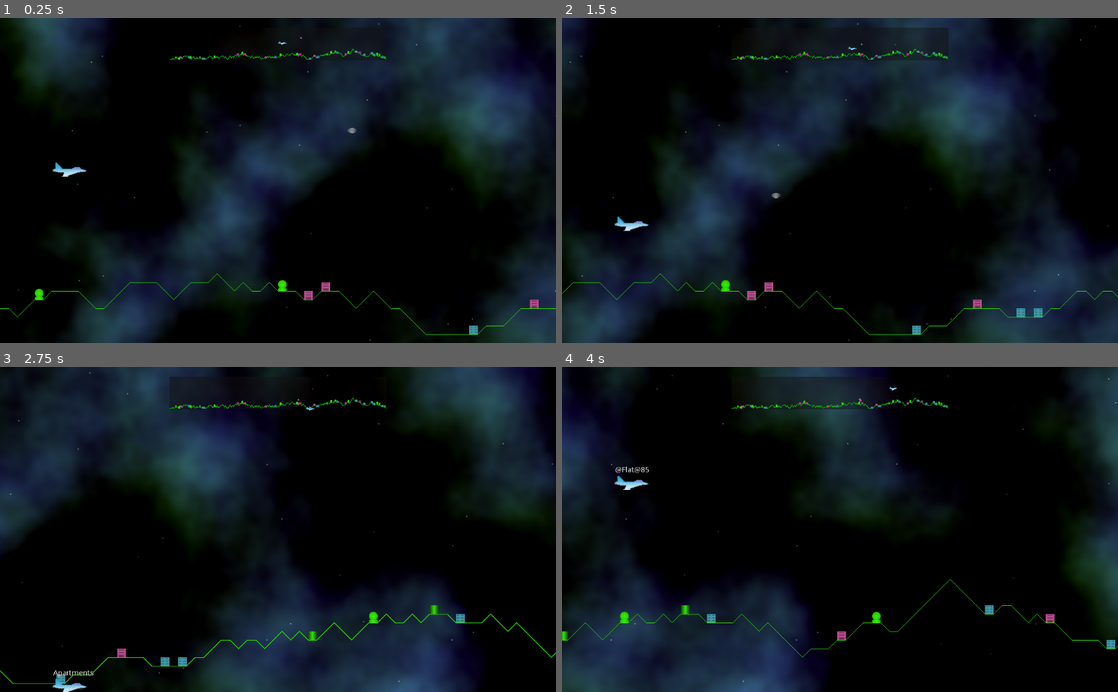
Above: before the commit, frames 1-4 (two rows, left to right).
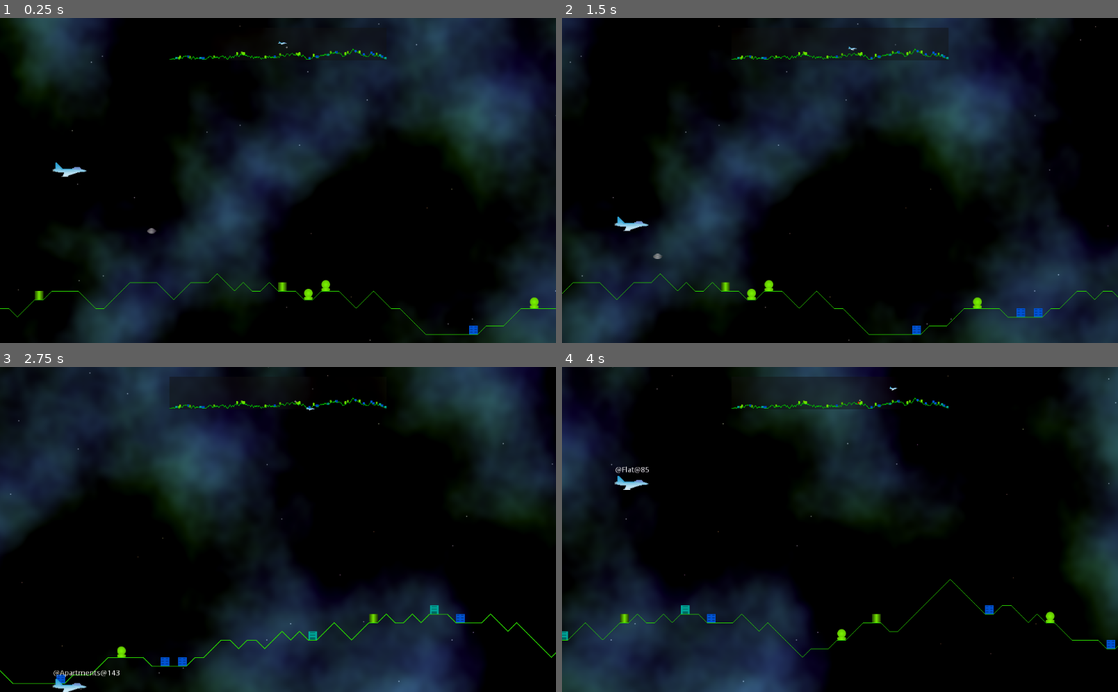
Above: after the commit, the same moments.

Repository: andrew-wilkes/godotia
Game: Godot game, scene res://scenes/Main.tscn
Two runs of this game, one before a commit and one after it. Both use one fixed random seed, a clock stepped at 60 frames per second and the inputs below.
Inputs:
- Up to frame 1 (0.25 s): no input
- Up to frame 2 (1.5 s): hold Right (ui_right) 0.53-1.28 s; hold Down (ui_down) from 1.28 s (still down)
- Up to frame 3 (2.75 s): release Down (ui_down) at 2.03 s; hold Right (ui_right) from 2.03 s (still down)
- Up to frame 4 (4 s): release Right (ui_right) at 2.78 s; hold Up (ui_up) 2.78-3.53 s; hold Left (ui_left) from 3.53 s (still down)

The runs differ from the first frame. In frame 1, 0.5% of the frame differs, in the area x 6-97%, y 5-98%; in frame 2, 0.5%; in frame 3, 0.7%, in the area x 9-84%, y 9-98%; in frame 4, 0.6%.

Commit message:
Change Structure to have Kinematic body at root

Diff:
--- a/autoload/Structures.gd
+++ b/autoload/Structures.gd
@@ -6,7 +6,7 @@
 var coors = []
 
 func generate():
-	return get_child(randi() % get_child_count()).duplicate() as Structure
+	return get_child(randi() % get_child_count()).duplicate()
 
 
 func _ready():
--- a/autoload/Structures.tscn
+++ b/autoload/Structures.tscn
@@ -1,86 +1,72 @@
-[gd_scene load_steps=10 format=2]
+[gd_scene load_steps=9 format=2]
 
 [ext_resource path="res://autoload/Structures.gd" type="Script" id=1]
 [ext_resource path="res://extentions/energy_source.gd" type="Script" id=2]
-[ext_resource path="res://textures/structures/aparto.png" type="Texture" id=3]
+[ext_resource path="res://scenes/Structure.tscn" type="PackedScene" id=3]
 [ext_resource path="res://textures/structures/cylinder.png" type="Texture" id=4]
 [ext_resource path="res://textures/structures/office.png" type="Texture" id=5]
 [ext_resource path="res://textures/structures/gas-tank.png" type="Texture" id=6]
 [ext_resource path="res://extentions/building.gd" type="Script" id=7]
 
 [sub_resource type="RectangleShape2D" id=1]
-extents = Vector2( 8, 8 )
-
-[sub_resource type="RectangleShape2D" id=2]
 extents = Vector2( 8, 10 )
 
 [node name="Structures" type="Node2D"]
 script = ExtResource( 1 )
 
-[node name="Apartments" type="Sprite" parent="."]
-modulate = Color( 0.301961, 0.713726, 0.792157, 1 )
-position = Vector2( 7.92224, 9.8446 )
-texture = ExtResource( 3 )
+[node name="Apartments" parent="." instance=ExtResource( 3 )]
+modulate = Color( 0, 0.392157, 1, 1 )
+position = Vector2( 12.5609, 17.5191 )
+script = ExtResource( 7 )
+
+[node name="CollisionShape2D" parent="Apartments" index="0"]
+position = Vector2( 8, 8 )
+
+[node name="Sprite" parent="Apartments" index="1"]
 centered = false
+
+[node name="Office" parent="." instance=ExtResource( 3 )]
+modulate = Color( 0, 0.772549, 0.717647, 1 )
+position = Vector2( 34.4928, 17.6448 )
 script = ExtResource( 7 )
-population = 450.0
 
-[node name="Apartments" type="KinematicBody2D" parent="Apartments"]
+[node name="CollisionShape2D" parent="Office" index="0"]
 position = Vector2( 8, 8 )
-collision_layer = 2
-collision_mask = 0
 
-[node name="CollisionShape2D" type="CollisionShape2D" parent="Apartments/Apartments"]
-visible = false
+[node name="Sprite" parent="Office" index="1"]
+position = Vector2( -7.81354, -8.1798 )
+texture = ExtResource( 5 )
+centered = false
+offset = Vector2( 8, 8 )
+
+[node name="Cylinder" parent="." instance=ExtResource( 3 )]
+position = Vector2( 57.2952, 17.5191 )
+script = ExtResource( 2 )
+
+[node name="CollisionShape2D" parent="Cylinder" index="0"]
+position = Vector2( 8.12209, 8 )
+
+[node name="Sprite" parent="Cylinder" index="1"]
+texture = ExtResource( 4 )
+centered = false
+
+[node name="Gas" parent="." instance=ExtResource( 3 )]
+position = Vector2( 79.8827, 17.5191 )
+script = ExtResource( 2 )
+
+[node name="CollisionShape2D" parent="Gas" index="0"]
+position = Vector2( 8, 6 )
 shape = SubResource( 1 )
 
-[node name="Cylinder" type="Sprite" parent="."]
-position = Vector2( 36.5305, 9.8446 )
-texture = ExtResource( 4 )
-centered = false
-script = ExtResource( 2 )
-max_energy = 150.0
-
-[node name="Cylinder" type="KinematicBody2D" parent="Cylinder"]
-position = Vector2( 8, 8 )
-collision_layer = 2
-collision_mask = 0
-
-[node name="CollisionShape2D" type="CollisionShape2D" parent="Cylinder/Cylinder"]
-visible = false
-shape = SubResource( 1 )
-
-[node name="Gas" type="Sprite" parent="."]
-position = Vector2( 65.3585, 9.8446 )
+[node name="Sprite" parent="Gas" index="1"]
 texture = ExtResource( 6 )
 centered = false
 offset = Vector2( 0, -4 )
-script = ExtResource( 2 )
-max_energy = 210.0
 
-[node name="Gas" type="KinematicBody2D" parent="Gas"]
-position = Vector2( 8, 8 )
-collision_layer = 2
-collision_mask = 0
+[editable path="Apartments"]
 
-[node name="CollisionShape2D" type="CollisionShape2D" parent="Gas/Gas"]
-visible = false
-position = Vector2( 0, -2 )
-shape = SubResource( 2 )
+[editable path="Office"]
 
-[node name="Office" type="Sprite" parent="."]
-modulate = Color( 0.854902, 0.352941, 0.670588, 1 )
-position = Vector2( 97.268, 9.8446 )
-texture = ExtResource( 5 )
-centered = false
-script = ExtResource( 7 )
-population = 270.0
+[editable path="Cylinder"]
 
-[node name="Office" type="KinematicBody2D" parent="Office"]
-position = Vector2( 8, 8 )
-collision_layer = 2
-collision_mask = 0
-
-[node name="CollisionShape2D" type="CollisionShape2D" parent="Office/Office"]
-visible = false
-shape = SubResource( 1 )
+[editable path="Gas"]
--- a/extentions/energy_source.gd
+++ b/extentions/energy_source.gd
@@ -10,7 +10,6 @@
 var charging = true
 
 func _ready():
-	body = get_child(0)
 	set_energy(max_energy)
 
 
@@ -21,8 +20,8 @@
 
 func set_energy(value):
 	energy = clamp(value, 0, max_energy)
-	# Change the h value from 0.3 (Green) down to 0 (Red)
-	modulate = Color().from_hsv(energy / max_energy * 0.3, 1, 1)
+	# Change the h value from 0.25 (Greenish) down to 0 (Red)
+	modulate = Color().from_hsv(energy / max_energy * 0.25, 1, 1)
 
 
 func set_max_energy(value):
--- a/project.godot
+++ b/project.godot
@@ -19,7 +19,7 @@
 "language": "GDScript",
 "path": "res://scenes/Map.gd"
 }, {
-"base": "Sprite",
+"base": "KinematicBody2D",
 "class": "Structure",
 "language": "GDScript",
 "path": "res://scenes/Structure.gd"
@@ -32,7 +32,7 @@
 _global_script_class_icons={
 "GSky": "",
 "Map": "",
-"Structure": "",
+"Structure": "res://textures/structures/aparto.png",
 "Terrain": ""
 }
 
--- a/scenes/Enemy.gd
+++ b/scenes/Enemy.gd
@@ -39,8 +39,8 @@
 
 
 func _on_Enemy_body_entered(body):
-	if body.get_parent() is Structure and state == MOVING_TO_TARGET:
-		structure = body.get_parent()
+	if body is Structure and state == MOVING_TO_TARGET:
+		structure = body
 		match structure.TYPE:
 			"Building":
 				state = LIFTING
--- a/scenes/Main.gd
+++ b/scenes/Main.gd
@@ -59,8 +59,8 @@
 
 func add_enemy_for_testing():
 	var enemy = enemy_scene.instance()
-	enemy.target = globals.structures.values()[17].position
-	enemy.position = Vector2(3600, -400)
+	enemy.target = globals.structures.values()[16].position
+	enemy.position = Vector2(3200, -200)
 	terrain.line.add_child(enemy)
 	globals.add_entity(enemy, "enemies")
 	map.add_enemy(enemy)
--- a/scenes/Map.gd
+++ b/scenes/Map.gd
@@ -2,8 +2,8 @@
 
 class_name Map
 
-const DX = 2.0
-const SCALE = DX / 8
+const DX = 3.0
+const SCALE = 0.25
 const ITEM_SCALE = Vector2(SCALE, SCALE)
 
 var coor_scale : Vector2
@@ -33,8 +33,7 @@
 
 func add_structures():
 	for s in globals.structures.values():
-		var node = s.duplicate()
-		node.get_child(0).queue_free()
+		var node = s.get_node("Sprite").duplicate()
 		node.name = str(s.get_instance_id())
 		node.scale = ITEM_SCALE
 		structures.add_child(node)
--- a/scenes/Structure.gd
+++ b/scenes/Structure.gd
@@ -1,6 +1,6 @@
-extends Sprite
+extends KinematicBody2D
 
-class_name Structure
+class_name Structure, "res://textures/structures/aparto.png"
 
 const ACCEL = 9.8
 
@@ -9,19 +9,14 @@
 export var title: String
 export var description: String
 
-var body
-var shape
 var velocity = Vector2(0, 0)
 var state = states.STATIC
-
-func _ready():
-	body = get_child(0)
 
 
 func _physics_process(delta):
 	if state == states.FALLING:
 		velocity.y += delta * ACCEL
-		var collision = body.move_and_collide(velocity * delta)
+		var collision = move_and_collide(velocity * delta)
 		if collision:
 			velocity.y = 0
 			state = states.STATIC
--- a/scenes/Structure.tscn
+++ b/scenes/Structure.tscn
@@ -1,18 +1,15 @@
-[gd_scene load_steps=4 format=2]
+[gd_scene load_steps=3 format=2]
 
-[ext_resource path="res://scenes/Structure.gd" type="Script" id=1]
 [ext_resource path="res://textures/structures/aparto.png" type="Texture" id=2]
 
 [sub_resource type="RectangleShape2D" id=1]
-extents = Vector2( 8.01961, 7.98416 )
+extents = Vector2( 8, 8 )
 
-[node name="Structure" type="Sprite"]
+[node name="Structure" type="KinematicBody2D"]
+collision_layer = 2
+
+[node name="CollisionShape2D" type="CollisionShape2D" parent="."]
+shape = SubResource( 1 )
+
+[node name="Sprite" type="Sprite" parent="."]
 texture = ExtResource( 2 )
-script = ExtResource( 1 )
-
-[node name="KinematicBody2D" type="KinematicBody2D" parent="."]
-collision_layer = 2
-collision_mask = 0
-
-[node name="CollisionShape2D" type="CollisionShape2D" parent="KinematicBody2D"]
-shape = SubResource( 1 )
